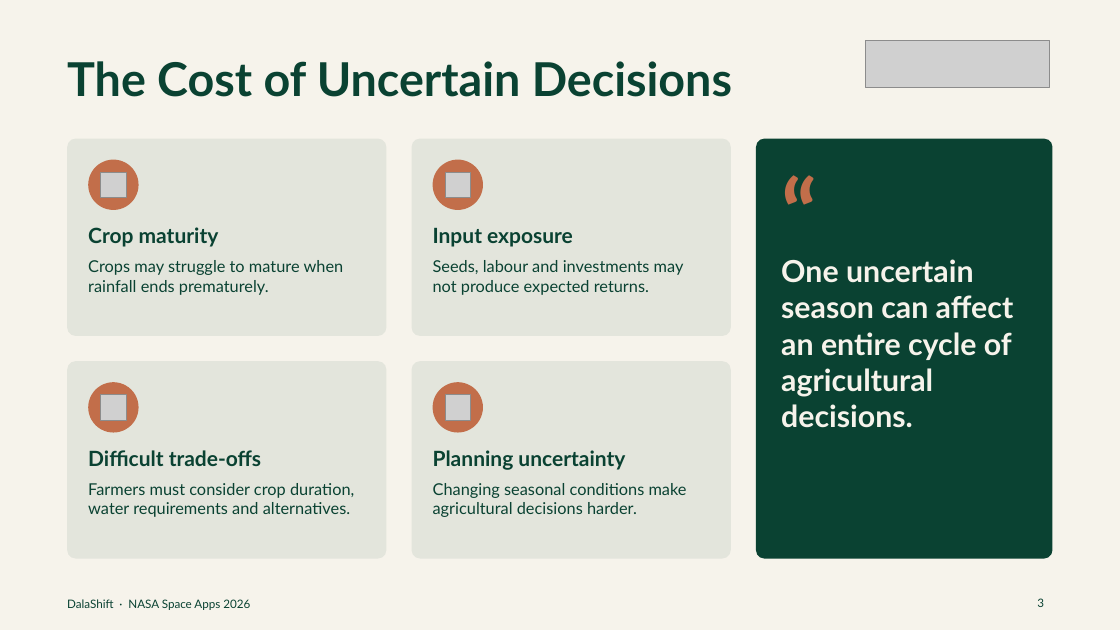
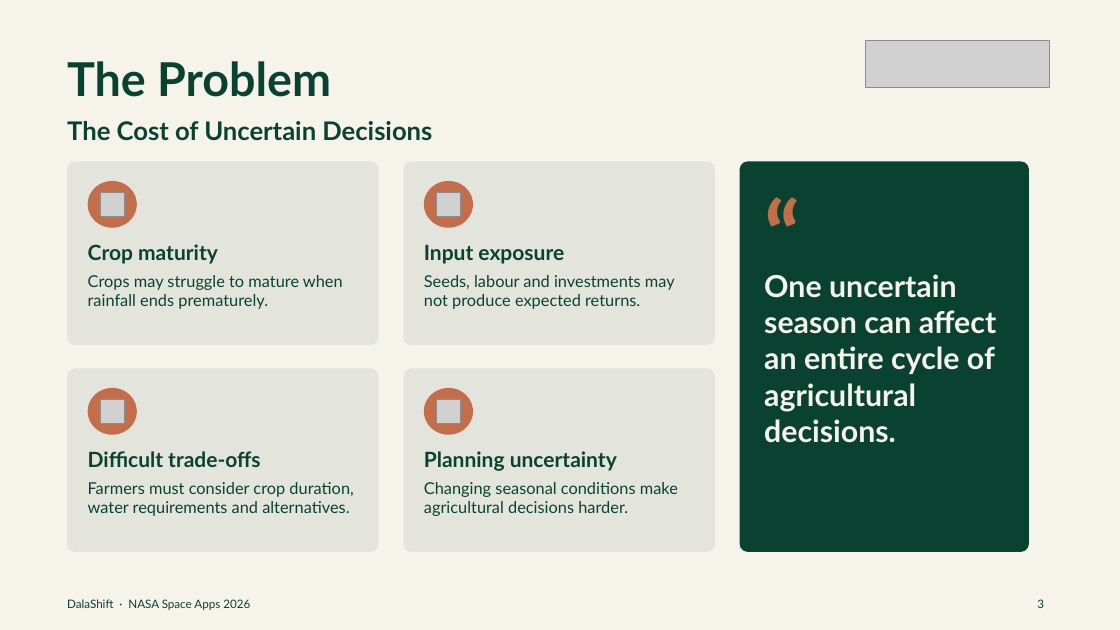
Before and after one commit to vip-ultr/dalashift, a slide deck: slide 3 of docs/hackathon/DalaShift_NASA_Space_Apps_2026.pptx. Drawn at 1120x630 pixels with LibreOffice and Linux fonts; fonts in the diff are those of the drawing; grey boxes stand for pictures. Boxes give left, top, right and bottom in pixels: in the first picture for what was removed or moved away, otherwise in the second. Text is boxed around its words. In the diff, an @@ line names an element or a change of style, - is before the commit and + after.

```diff
--- a/docs/hackathon/DalaShift_NASA_Space_Apps_2026.pptx
+++ b/docs/hackathon/DalaShift_NASA_Space_Apps_2026.pptx
@@ text added at [67, 61, 331, 97], 40 pt, text #0A4232, bold @@
+The Problem
@@ title "The Cost of Uncertain Decisions": place and size @@
-title "The Cost of Uncertain Decisions" at [67, 61, 732, 97]
+title "The Cost of Uncertain Decisions" at [67, 121, 432, 141]
@@ title "The Cost of Uncertain Decisions" at [67, 121, 432, 141]: size 40 to 22 pt @@
@@ rounded rectangle: place and size @@
-rounded rectangle at [67, 139, 386, 336]
+rounded rectangle at [67, 161, 379, 344]
@@ rounded rectangle: place and size @@
-rounded rectangle at [412, 139, 731, 336]
+rounded rectangle at [403, 161, 715, 344]
@@ rounded rectangle: place and size @@
-rounded rectangle at [756, 139, 1053, 559]
+rounded rectangle at [739, 161, 1029, 552]
@@ text "“" rewrapped from [781, 155, 882, 248] to [765, 177, 863, 263] @@
@@ ellipse: place and size @@
-ellipse at [88, 160, 139, 210]
+ellipse at [87, 181, 137, 228]
@@ picture: place and size @@
-picture at [101, 172, 126, 197]
+picture at [100, 192, 124, 216]
@@ ellipse: place and size @@
-ellipse at [433, 160, 483, 210]
+ellipse at [424, 181, 474, 228]
@@ picture: place and size @@
-picture at [445, 172, 471, 197]
+picture at [436, 192, 460, 216]
@@ text "Crop maturity": place and size @@
-text "Crop maturity" at [88, 227, 219, 247]
+text "Crop maturity" at [88, 244, 218, 264]
@@ text "Input exposure": place and size @@
-text "Input exposure" at [433, 227, 573, 247]
+text "Input exposure" at [424, 244, 564, 264]
@@ text "One uncertain season can affect ...": place and size @@
-text "One uncertain season can affect ..." at [781, 259, 1014, 428]
+text "One uncertain season can affect ..." at [764, 274, 997, 443]
@@ text "Crops may struggle to mature ...": place and size @@
-text "Crops may struggle to mature ..." at [88, 260, 344, 295]
+text "Crops may struggle to mature ..." at [88, 275, 343, 309]
@@ text "Seeds, labour and investments may ...": place and size @@
-text "Seeds, labour and investments may ..." at [433, 260, 684, 295]
+text "Seeds, labour and investments may ..." at [424, 275, 675, 309]
@@ rounded rectangle: place and size @@
-rounded rectangle at [67, 361, 386, 559]
+rounded rectangle at [67, 369, 379, 552]
@@ ellipse: place and size @@
-ellipse at [88, 382, 139, 433]
+ellipse at [87, 388, 137, 435]
@@ rounded rectangle: place and size @@
-rounded rectangle at [412, 361, 731, 559]
+rounded rectangle at [403, 369, 715, 552]
@@ ellipse: place and size @@
-ellipse at [433, 382, 483, 433]
+ellipse at [424, 388, 474, 435]
@@ picture: place and size @@
-picture at [101, 395, 126, 420]
+picture at [100, 400, 124, 423]
@@ picture: place and size @@
-picture at [445, 395, 471, 420]
+picture at [436, 400, 460, 423]
@@ text "Planning uncertainty": place and size @@
-text "Planning uncertainty" at [433, 450, 625, 470]
+text "Planning uncertainty" at [424, 451, 617, 471]
@@ text "Changing seasonal conditions make agricultural ...": place and size @@
-text "Changing seasonal conditions make agricultural ..." at [433, 483, 687, 517]
+text "Changing seasonal conditions make agricultural ..." at [424, 482, 678, 516]
```
Also in this commit, not shown: 4 other slides changed, 2 slides added, 2 slides removed, 5 other files.
